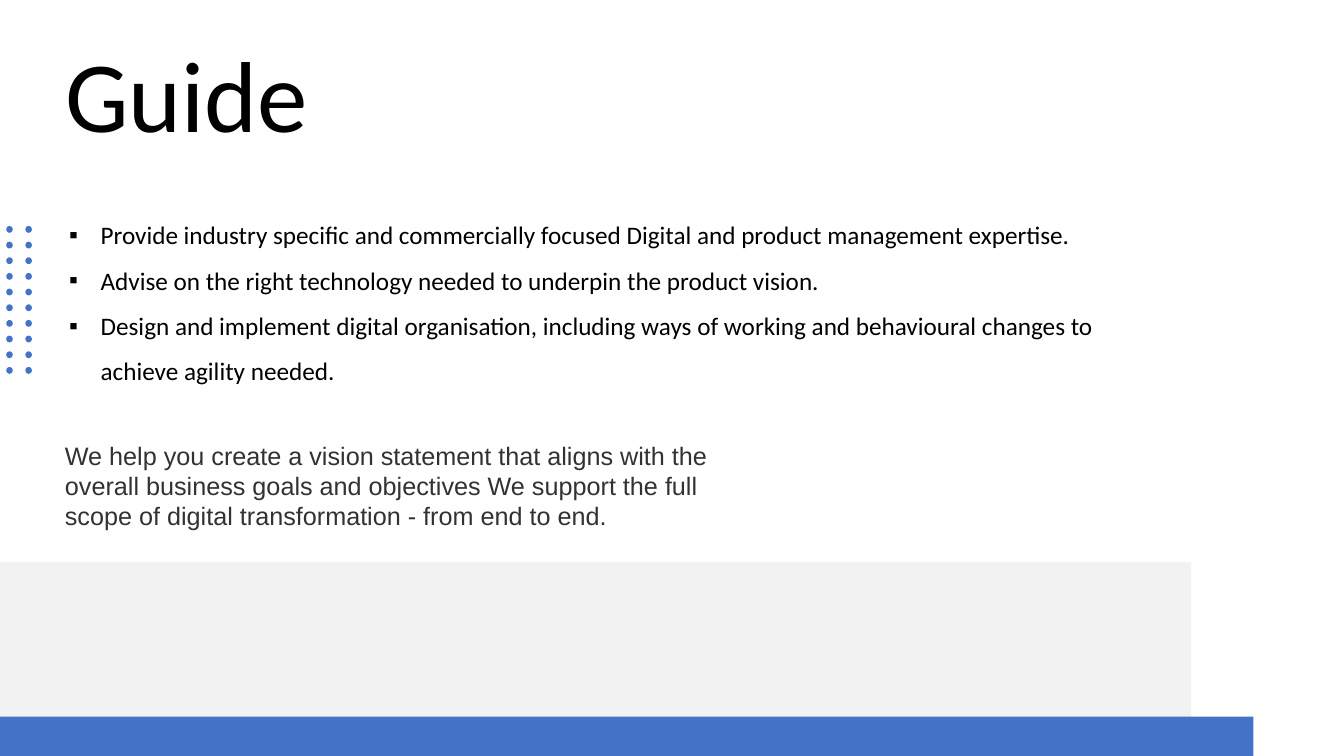
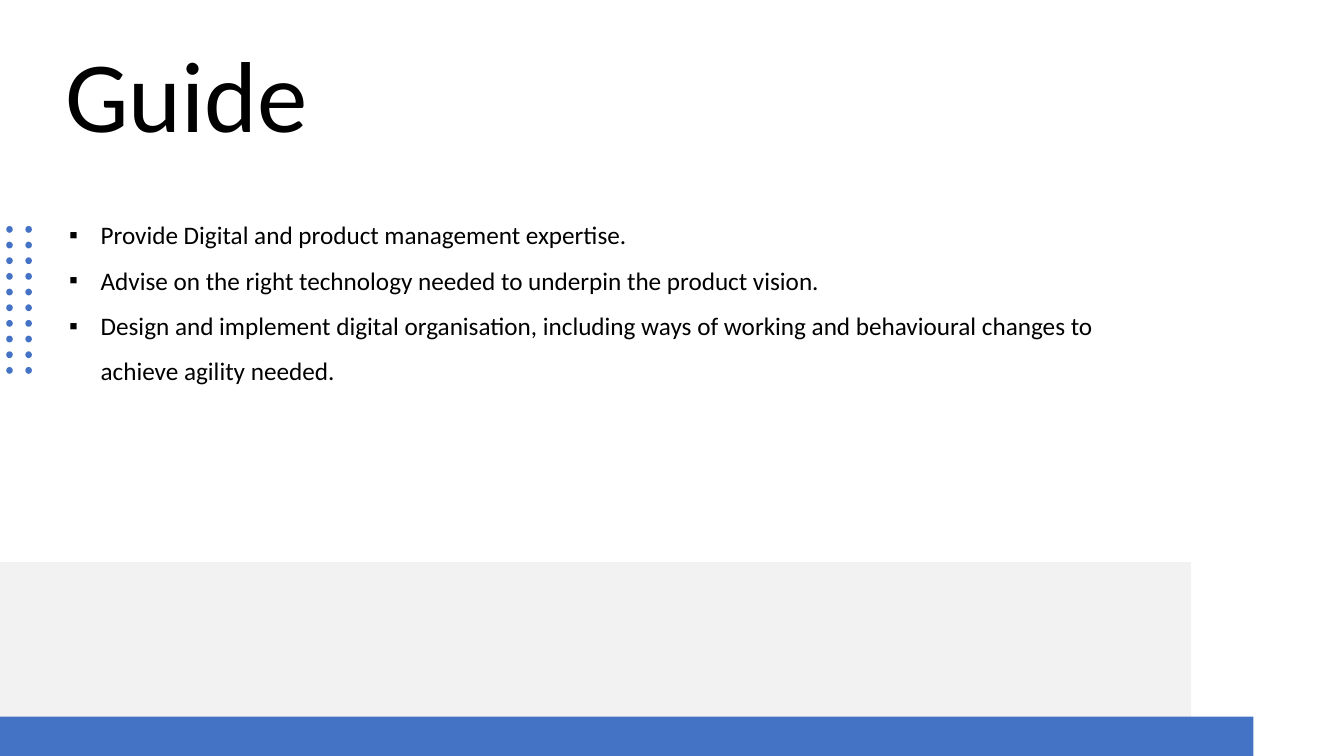
Before and after one commit to eivanovue/Golden-Shoe, a slide deck: slide 3 of AND Digital Presentation.pptx. Drawn at 1344x756 pixels with LibreOffice and Linux fonts; fonts in the diff are those of the drawing. Boxes give left, top, right and bottom in pixels: in the first picture for what was removed or moved away, otherwise in the second. Text is boxed around its words. In the diff, an @@ line names an element or a change of style, - is before the commit and + after.

Commit message:
Changes to presentation for AND Digital

```diff
--- a/AND Digital Presentation.pptx
+++ b/AND Digital Presentation.pptx
@@ text at box(101, 226, 626, 249): text changed @@
-▪ Provide industry specific and commercially focused Digital and product management expertise.
+▪ Provide Digital and product management expertise.
@@ text removed at box(65, 446, 707, 531) @@
-We help you create a vision statement that aligns with the overall business goals and objectives We support the full scope of digital transformation - from end to end.
```
Also in this commit, not shown: 3 other slides changed.
